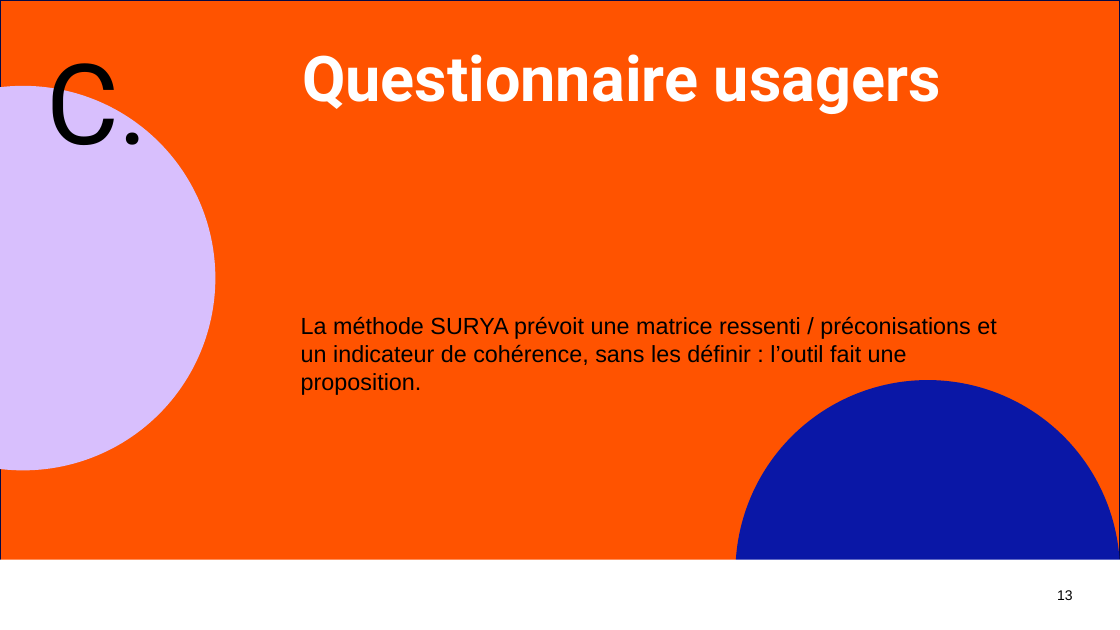
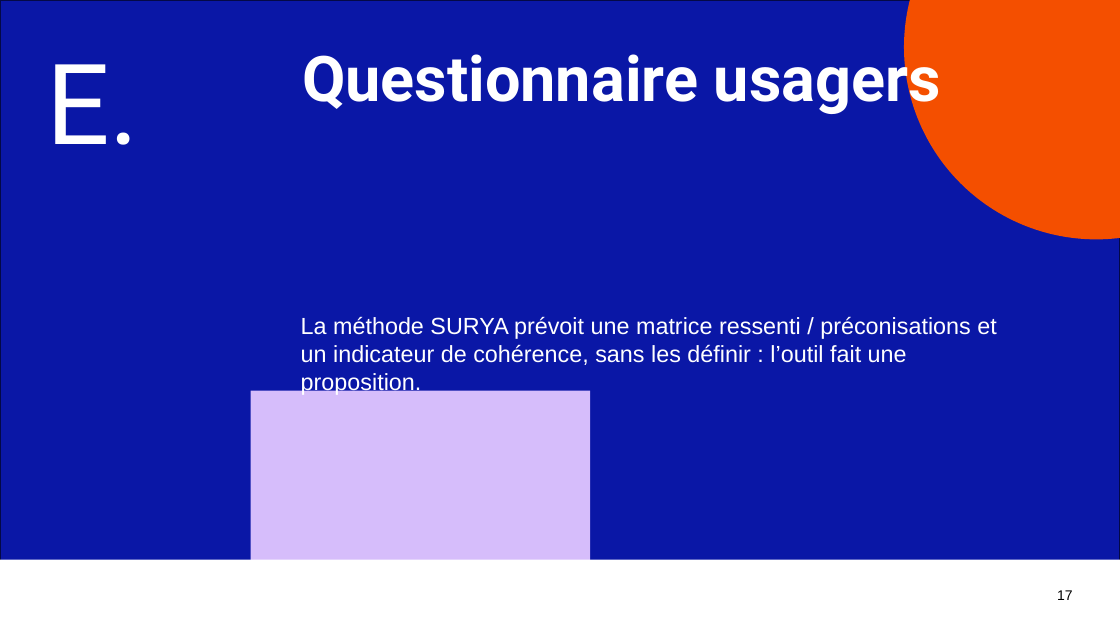
Before and after one commit to benjaminlallemand44/outilplancanicule_methodosurya, a slide deck: slide 17 of docs/presentation/Points_a_trancher_reunion.pptx (slide 13 before the commit). Drawn at 1120x630 pixels with LibreOffice and Linux fonts; fonts in the diff are those of the drawing; background and template pictures are left out. Boxes give left, top, right and bottom in pixels: in the first picture for what was removed or moved away, otherwise in the second. Text is boxed around its words. In the diff, an @@ line names an element or a change of style, - is before the commit and + after.

```diff
--- a/docs/presentation/Points_a_trancher_reunion.pptx
+++ b/docs/presentation/Points_a_trancher_reunion.pptx
@@ rectangle at <box>0,0,1120,630</box>: fill #FF5300 to #0A17A6 @@
@@ ellipse added at <box>904,0,1120,239</box>, fill #F44F00 @@
@@ ellipse removed at <box>0,86,216,471</box> @@
@@ text at <box>46,64,139,145</box>: text changed; text colour #000000 to #FFFFFF @@
-C.
+E.
@@ text "La méthode SURYA prévoit une ..." at <box>301,316,996,365</box>: text colour #000000 to #FFFFFF @@
@@ ellipse removed at <box>736,380,1120,630</box> @@
@@ rectangle added at <box>250,391,590,630</box>, fill #D6BDFB @@
@@ page number at <box>1057,590,1073,600</box>: text changed @@
-13
+17
```
Also in this commit, not shown: 8 other slides changed, 3 slides added, 1 other file.
